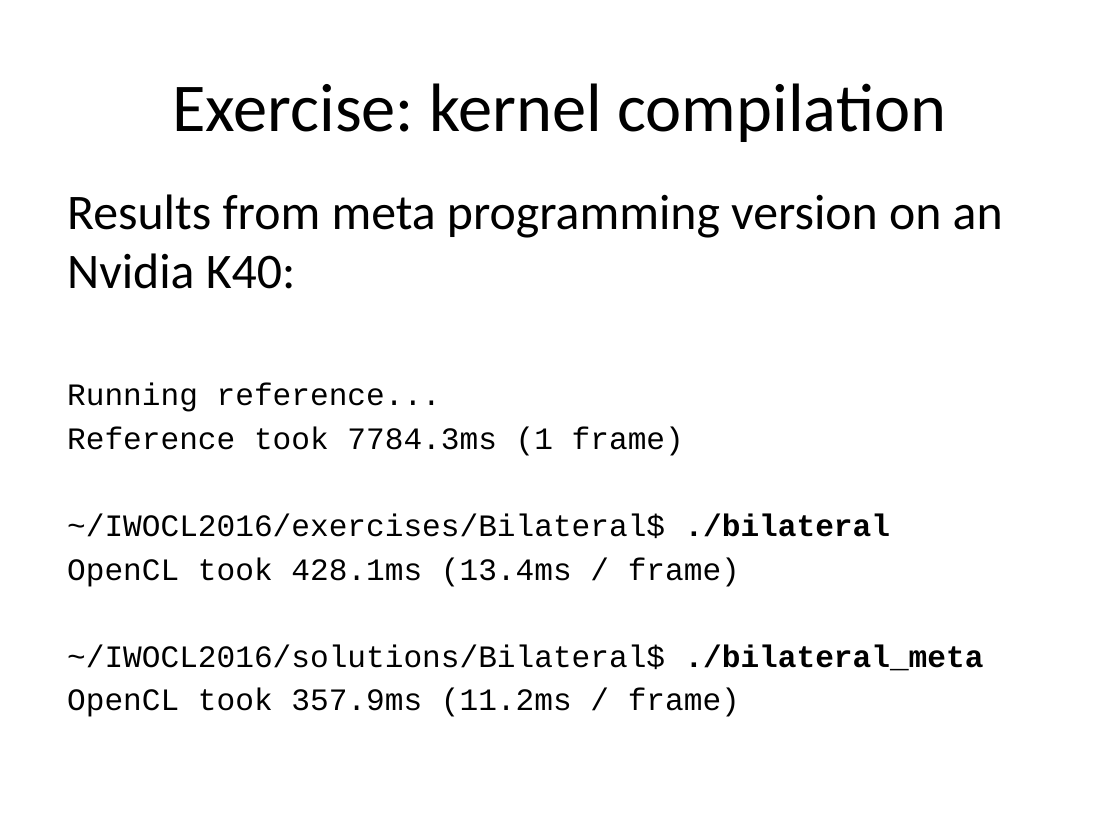
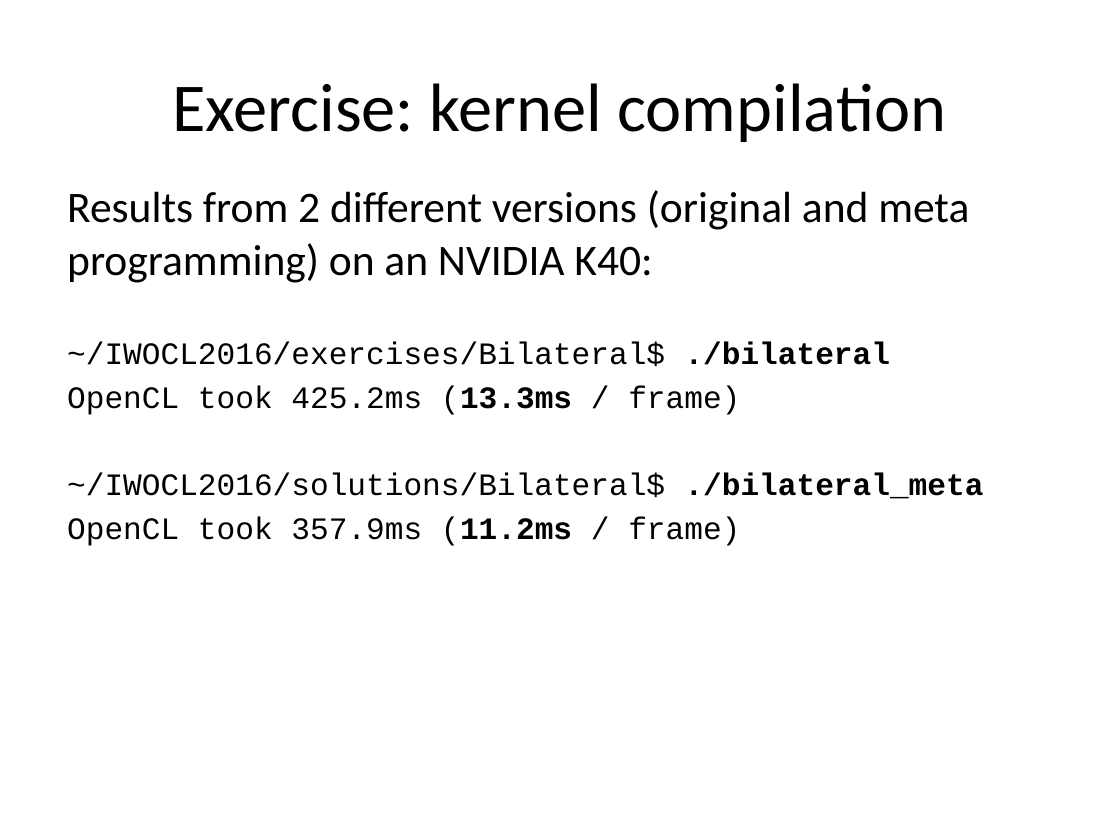
Before and after one commit to UoB-HPC/opencl-training-code, a slide deck: slide 24 of slides/advanced_part2.pptx. Drawn at 1120x840 pixels with LibreOffice and Linux fonts; fonts in the diff are those of the drawing. Boxes give left, top, right and bottom in pixels: in the first picture for what was removed or moved away, otherwise in the second. Text is boxed around its words. In the diff, an @@ line names an element or a change of style, - is before the commit and + after.

Commit message:
Re-add Bilateral optimisation exercise
Also update Bilateral example results

```diff
--- a/slides/advanced_part2.pptx
+++ b/slides/advanced_part2.pptx
@@ text at <box>67,190,969,283</box>: text changed; size 20 to 28 pt; font Courier New to Calibri @@
-Results from meta programming version on an Nvidia K40:
-Running reference...
-Reference took 7784.3ms (1 frame)
+Results from 2 different versions (original and meta programming) on an NVIDIA K40:
@@ text at <box>67,385,740,415</box>: text changed @@
-OpenCL took 428.1ms (13.4ms / frame)
+OpenCL took 425.2ms (13.3ms / frame)
@@ text at <box>67,516,740,546</box>: bold on in "(11.2ms" @@
```
Also in this commit, not shown: 1 other file.
